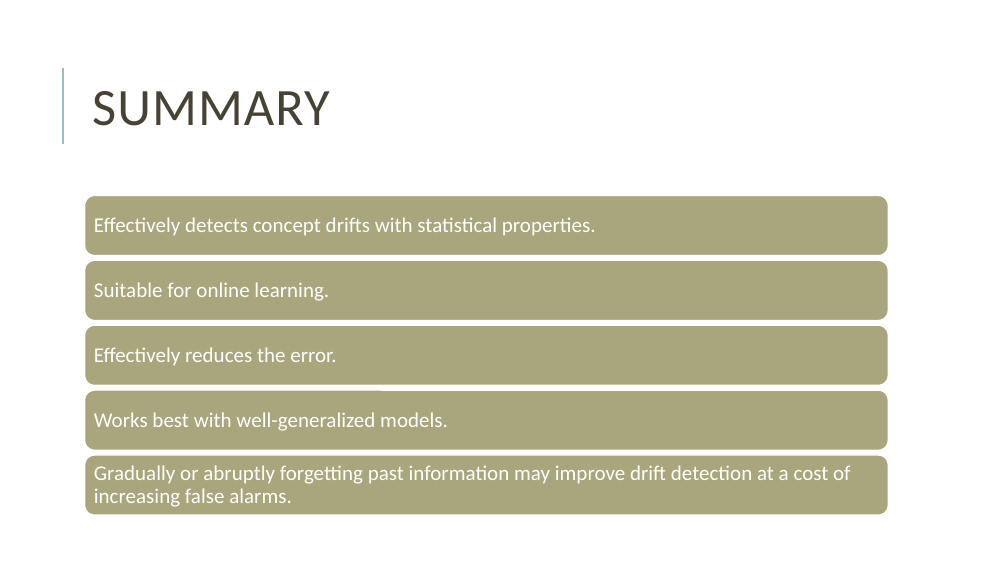
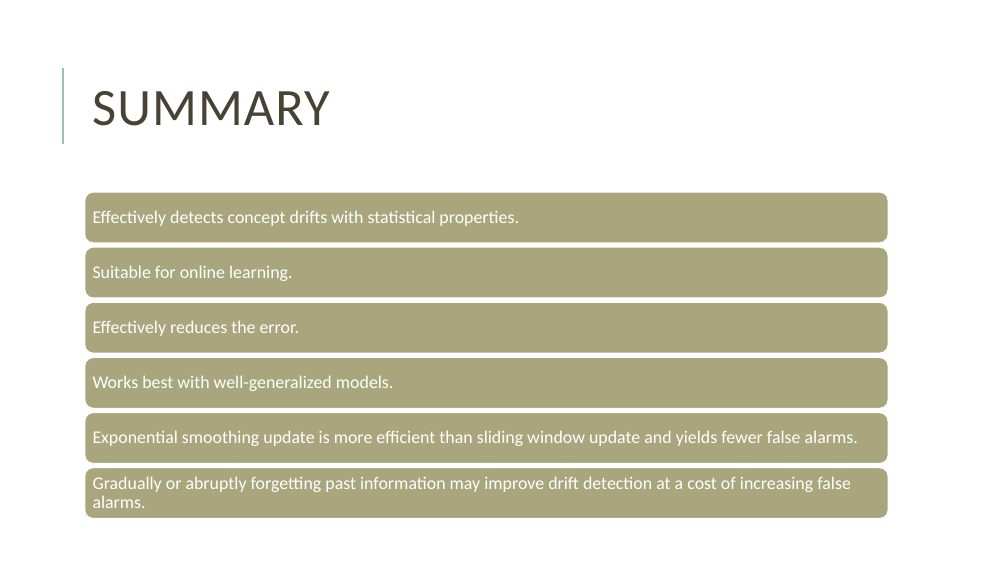
Before and after one commit to miguelFigSilva/dsm_SPC, a slide deck: slide 22 of presentation.pptx (slide 23 before the commit). Drawn at 1008x567 pixels with LibreOffice and Linux fonts; fonts in the diff are those of the drawing. Boxes give left, top, right and bottom in pixels: in the first picture for what was removed or moved away, otherwise in the second. Text is boxed around its words. In the diff, an @@ line names an element or a change of style, - is before the commit and + after.

```diff
--- a/presentation.pptx
+++ b/presentation.pptx
@@ rounded rectangle: place and size @@
-rounded rectangle at [85, 196, 889, 256]
+rounded rectangle at [85, 192, 889, 243]
@@ rounded rectangle: place and size @@
-rounded rectangle at [85, 260, 889, 321]
+rounded rectangle at [85, 247, 889, 299]
@@ text "Suitable for online learning.": place and size @@
-text "Suitable for online learning." at [94, 282, 329, 301]
+text "Suitable for online learning." at [93, 265, 293, 281]
@@ rounded rectangle: place and size @@
-rounded rectangle at [85, 325, 889, 386]
+rounded rectangle at [85, 302, 889, 354]
@@ text "Effectively reduces the error.": place and size @@
-text "Effectively reduces the error." at [94, 347, 336, 366]
+text "Effectively reduces the error." at [93, 320, 299, 336]
@@ rounded rectangle added at [85, 358, 889, 409], fill #A9A57C, outline #FFFFFF 1.25 pt @@
@@ size 20 to 17 pt; less space between paragraphs in 5 elements at [93, 210, 519, 226], [93, 476, 851, 508], [93, 265, 293, 281], [93, 320, 299, 336], [93, 375, 394, 391] @@
@@ text "Works best with well-generalized models.": place and size @@
-text "Works best with well-generalized models." at [94, 412, 448, 431]
+text "Works best with well-generalized models." at [93, 375, 394, 391]
@@ rounded rectangle: place and size @@
-rounded rectangle at [85, 390, 889, 451]
+rounded rectangle at [85, 413, 889, 464]
@@ text added at [93, 430, 858, 446], 17 pt, text #FFFFFF @@
+Exponential smoothing update is more efficient than sliding window update and yields fewer false alarms.
@@ rounded rectangle: place and size @@
-rounded rectangle at [85, 455, 889, 516]
+rounded rectangle at [85, 467, 889, 519]
@@ text "Gradually or abruptly forgetting past ...": place and size @@
-text "Gradually or abruptly forgetting past ..." at [94, 465, 850, 507]
+text "Gradually or abruptly forgetting past ..." at [93, 476, 851, 508]
```
Also in this commit, not shown: 12 other slides changed, 1 slide added, 2 slides removed, 2 other files.
